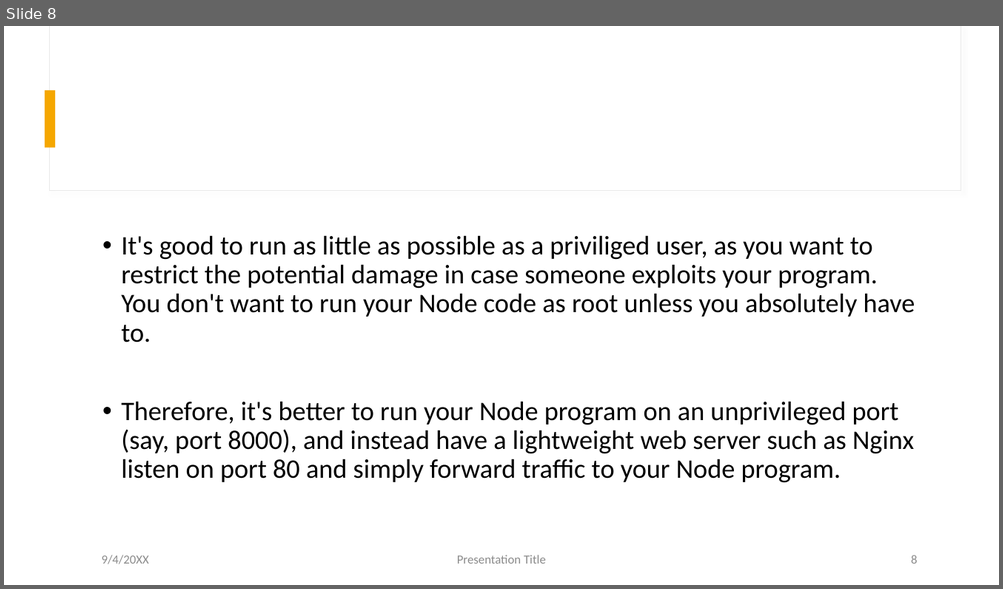
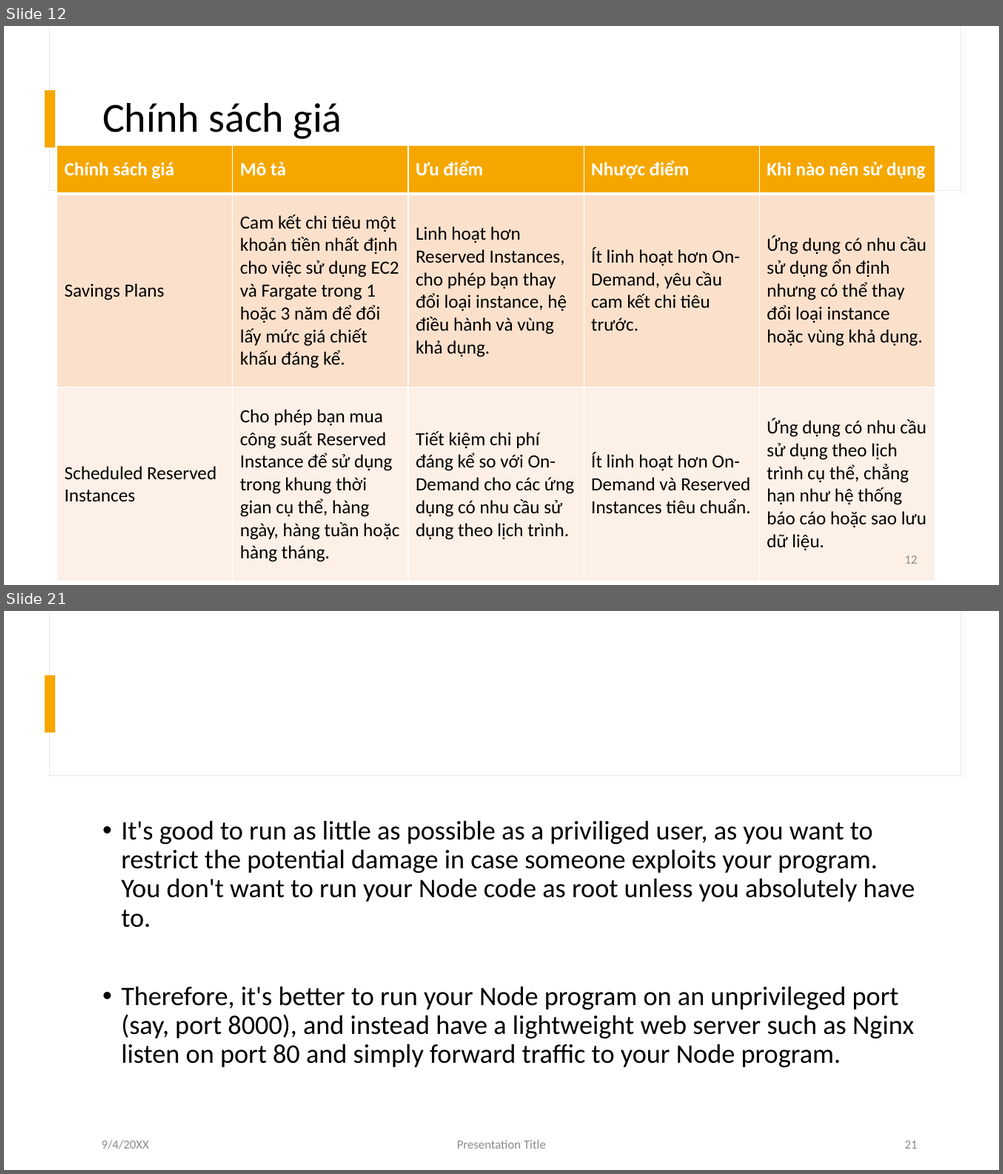
Before and after one commit to uzuhinta/aws_learning-resource, a slide deck: doc/EC2.pptx. Shown one above the other, each under a label of ours: slide 8 before the commit, slides 12 and 21 after it; the slides between them are not shown. The pictures are 1003x589 and 1003x1174 pixels, drawn with LibreOffice and Linux fonts; fonts in the diff are those of the drawing. Boxes give left, top, right and bottom in pixels: in the first picture for what was removed or moved away, otherwise in the second. Text is boxed around its words. In the diff, an @@ line names an element or a change of style, - is before the commit and + after.

```diff
--- a/doc/EC2.pptx
+++ b/doc/EC2.pptx
@@ slide 12 added at <box>4,26,999,585</box>, background #FFFFFF; not listed: 2 template elements that a slide beside it also shows @@
@@ title added at <box>102,103,342,139</box>, 40 pt, text #000000 @@
+Chính sách giá
@@ table added at <box>57,145,933,585</box>, 3 rows, 5 columns @@
+Chính sách giá | Mô tả | Ưu điểm | Nhược điểm | Khi nào nên sử dụng
+Savings Plans | Cam kết chi tiêu một khoản tiền nhất định cho việc sử dụng EC2 và Fargate trong 1 hoặc 3 năm để đổi lấy mức giá chiết khấu đáng kể. | Linh hoạt hơn Reserved Instances, cho phép bạn thay đổi loại instance, hệ điều hành và vùng khả dụng. | Ít linh hoạt hơn On-Demand, yêu cầu cam kết chi tiêu trước. | Ứng dụng có nhu cầu sử dụng ổn định nhưng có thể thay đổi loại instance hoặc vùng khả dụng.
+Scheduled Reserved Instances | Cho phép bạn mua công suất Reserved Instance để sử dụng trong khung thời gian cụ thể, hàng ngày, hàng tuần hoặc hàng tháng. | Tiết kiệm chi phí đáng kể so với On-Demand cho các ứng dụng có nhu cầu sử dụng theo lịch trình. | Ít linh hoạt hơn On-Demand và Reserved Instances tiêu chuẩn. | Ứng dụng có nhu cầu sử dụng theo lịch trình cụ thể, chẳng hạn như hệ thống báo cáo hoặc sao lưu dữ liệu.
@@ page number added at <box>905,556,917,564</box>, 12 pt, text #8C8C8C @@
+12
@@ what was slide 8 is now slide 21 @@
@@ page number at <box>905,1141,917,1149</box>: text changed @@
-8
+21
```
Also in this commit, not shown: 6 slides changed, 15 other slides added, 3 slides removed, 5 other files.
